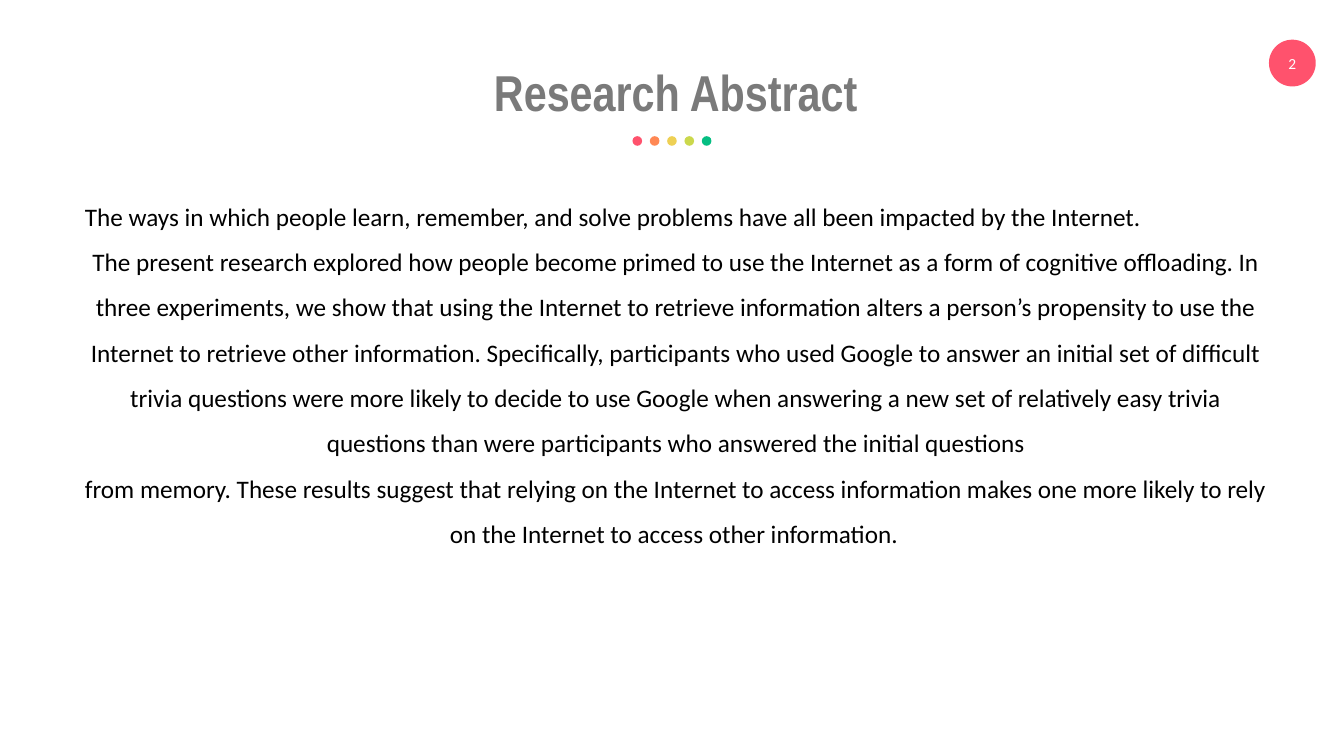
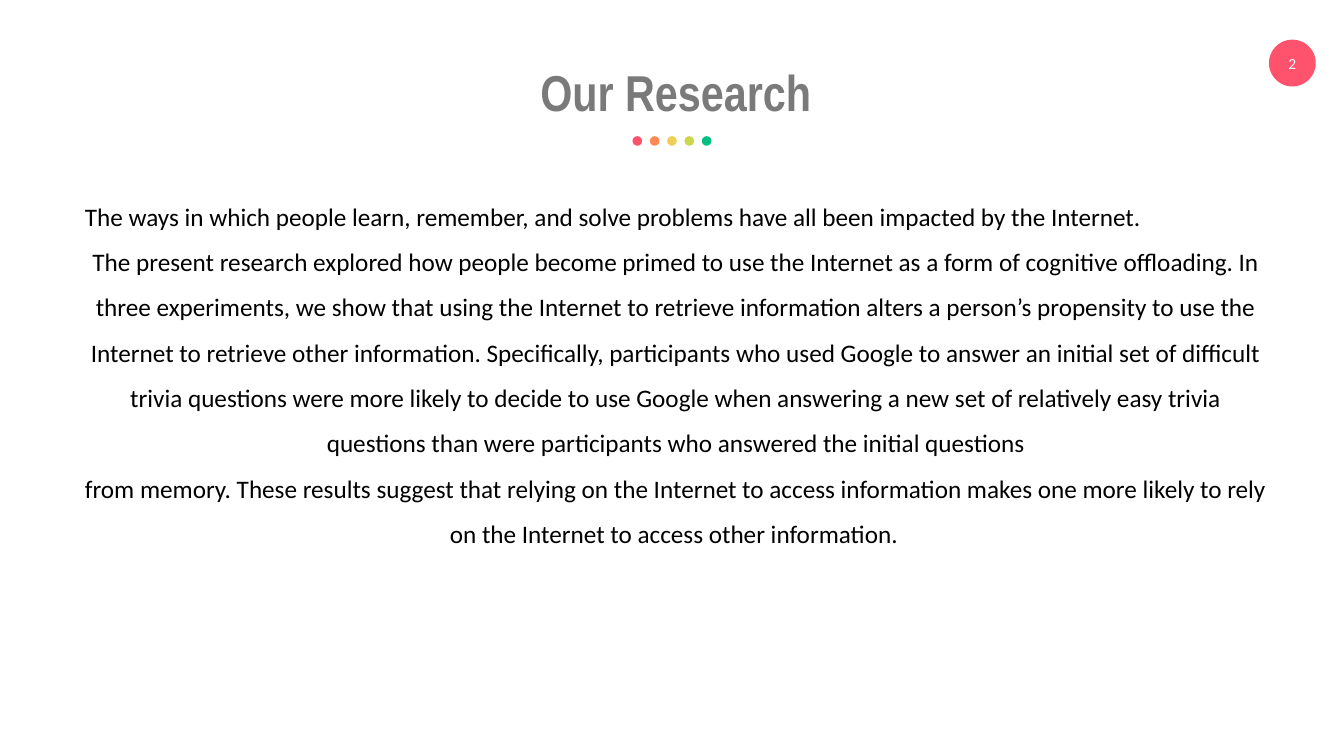
Before and after one commit to eemintz/ResearchML, a slide deck: slide 2 of PresentationEliyahuMintz.pptx. Drawn at 1344x756 pixels with LibreOffice and Linux fonts; fonts in the diff are those of the drawing. Boxes give left, top, right and bottom in pixels: in the first picture for what was removed or moved away, otherwise in the second. Text is boxed around its words. In the diff, an @@ line names an element or a change of style, - is before the commit and + after.

```diff
--- a/PresentationEliyahuMintz.pptx
+++ b/PresentationEliyahuMintz.pptx
@@ text at [540,74,811,112]: text changed @@
-Research Abstract
+Our Research
```
Also in this commit, not shown: 3 other slides changed, 7 slides added, 4 slides removed.
